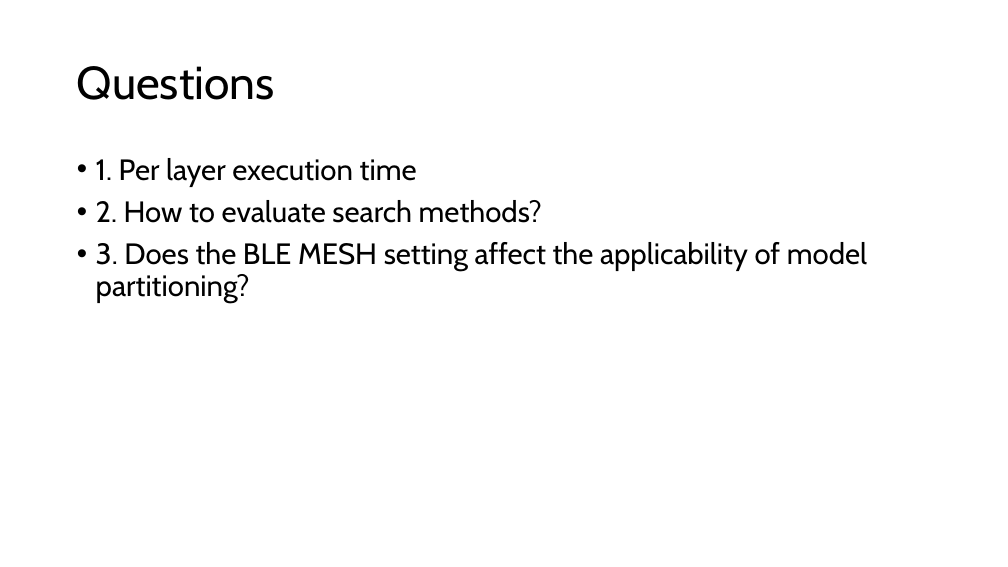
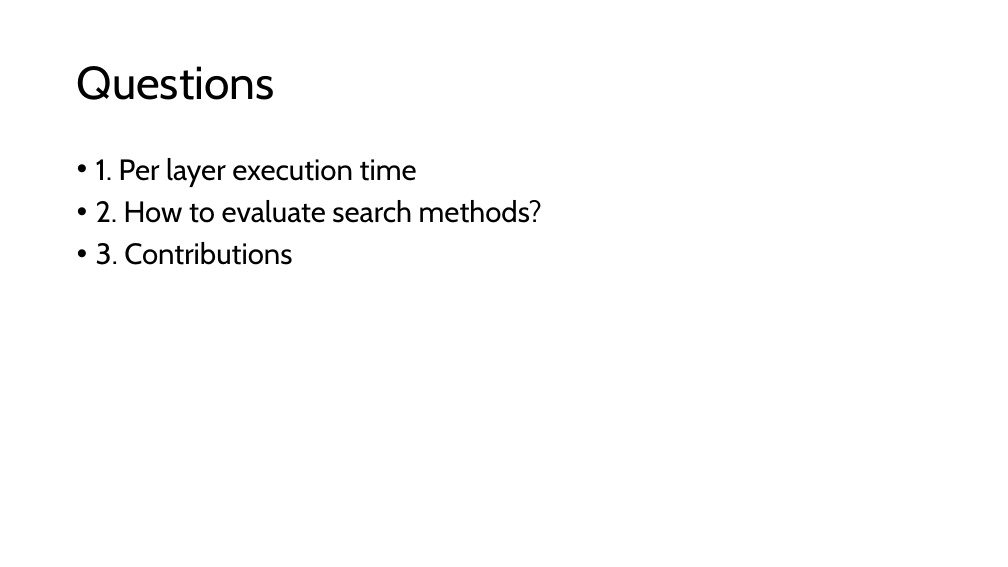
Before and after one commit to GXG-CS/on_device_learning, a slide deck: slide 16 of micro-network-project.pptx (slide 13 before the commit). Drawn at 1008x567 pixels with LibreOffice and Linux fonts; fonts in the diff are those of the drawing. Boxes give left, top, right and bottom in pixels: in the first picture for what was removed or moved away, otherwise in the second. Text is boxed around its words. In the diff, an @@ line names an element or a change of style, - is before the commit and + after.

```diff
--- a/micro-network-project.pptx
+++ b/micro-network-project.pptx
@@ text at [96, 242, 292, 265]: text changed @@
-• 3. Does the BLE MESH setting affect the applicability of model partitioning?
+• 3. Contributions
```
Also in this commit, not shown: 1 other slide changed, 3 slides added.
